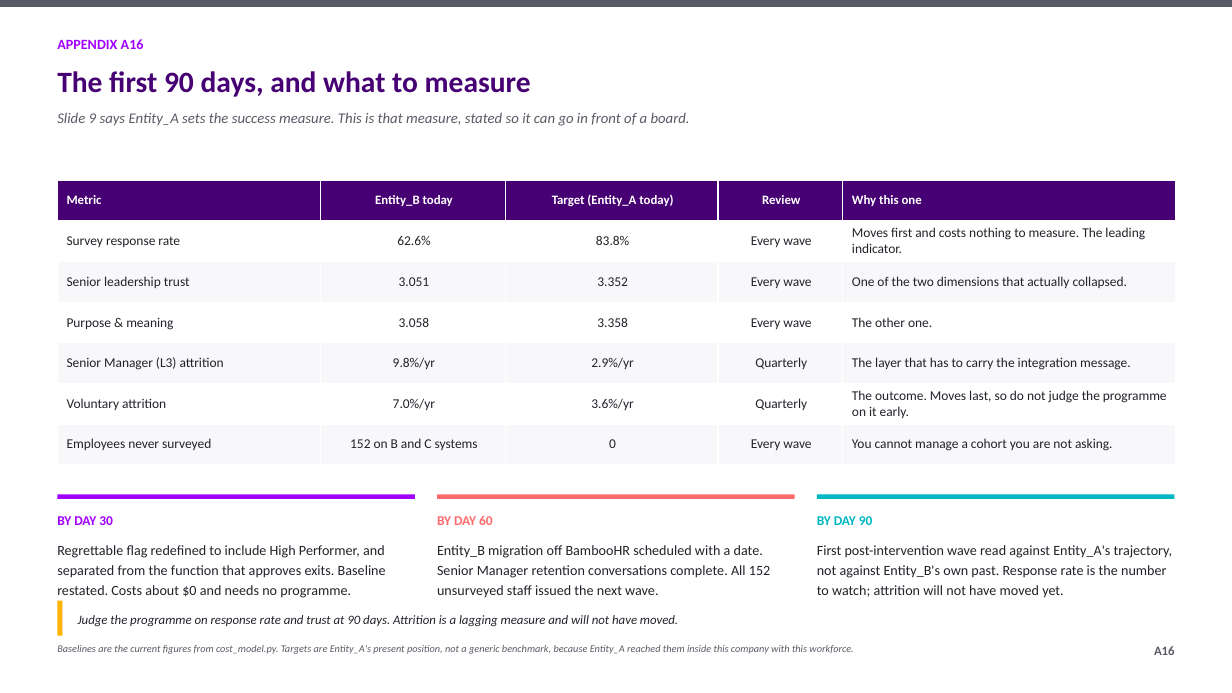
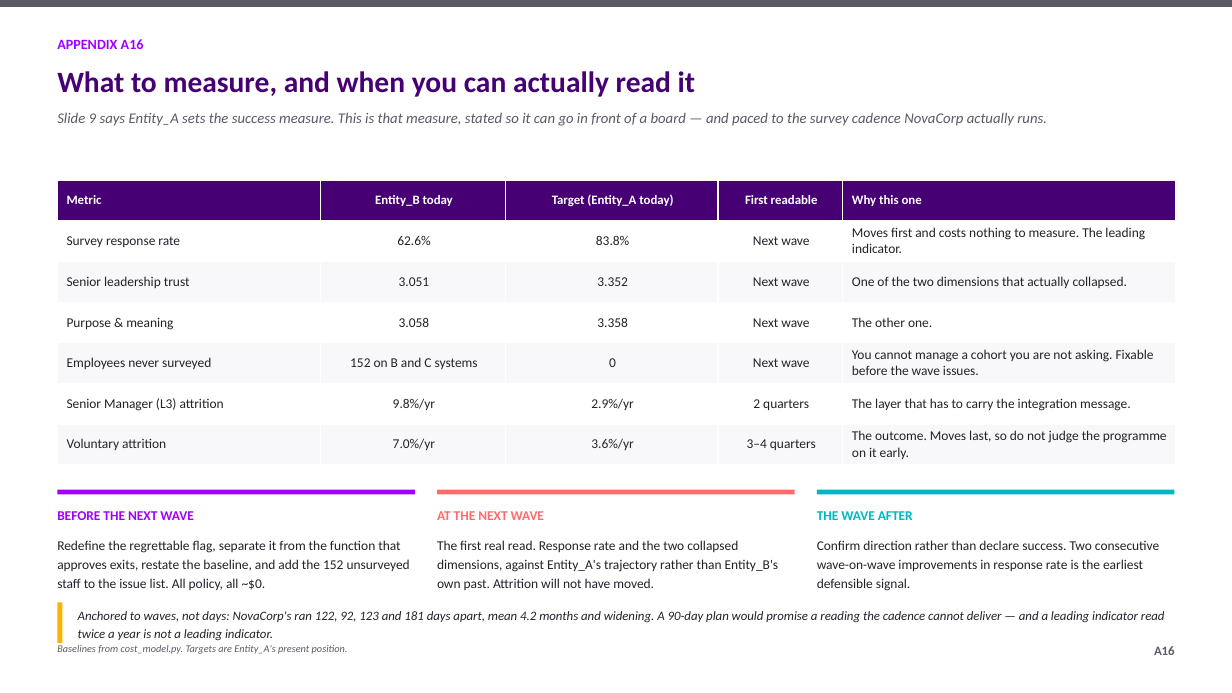
Before and after one commit to athxrva21/subaa_datathon, a slide deck: slide 34 of deck/NovaCorp_deck.pptx. Drawn at 1232x693 pixels with LibreOffice and Linux fonts; fonts in the diff are those of the drawing. Boxes give left, top, right and bottom in pixels: in the first picture for what was removed or moved away, otherwise in the second. Text is boxed around its words. In the diff, an @@ line names an element or a change of style, - is before the commit and + after.

Commit message:
fix(a16): anchor milestones to survey waves after checking actual cadence

```diff
--- a/deck/NovaCorp_deck.pptx
+++ b/deck/NovaCorp_deck.pptx
@@ text at bbox=[57, 71, 695, 97]: text changed @@
-The first 90 days, and what to measure
+What to measure, and when you can actually read it
@@ text at bbox=[57, 112, 1047, 126]: text changed @@
-Slide 9 says Entity_A sets the success measure. This is that measure, stated so it can go in front of a board.
+Slide 9 says Entity_A sets the success measure. This is that measure, stated so it can go in front of a board — and paced to the survey cadence NovaCorp actually runs.
@@ table at bbox=[57, 180, 1176, 465] @@
-row 1, column 4: Review
+row 1, column 4: First readable
-row 2, column 4: Every wave
+row 2, column 4: Next wave
-row 3, column 4: Every wave
+row 3, column 4: Next wave
-row 4, column 4: Every wave
+row 4, column 4: Next wave
-row 5: Senior Manager (L3) attrition | 9.8%/yr | 2.9%/yr | Quarterly | The layer that has to carry the integration message.
+row 5: Employees never surveyed | 152 on B and C systems | 0 | Next wave | You cannot manage a cohort you are not asking. Fixable before the wave issues.
-row 6: Voluntary attrition | 7.0%/yr | 3.6%/yr | Quarterly | The outcome. Moves last, so do not judge the programme on it early.
+row 6: Senior Manager (L3) attrition | 9.8%/yr | 2.9%/yr | 2 quarters | The layer that has to carry the integration message.
-row 7: Employees never surveyed | 152 on B and C systems | 0 | Every wave | You cannot manage a cohort you are not asking.
+row 7: Voluntary attrition | 7.0%/yr | 3.6%/yr | 3–4 quarters | The outcome. Moves last, so do not judge the programme on it early.
@@ 3 rectangles: place and size @@
-3 rectangles at bbox=[57, 494, 1175, 499]
+3 rectangles at bbox=[57, 490, 1175, 494]
@@ text at bbox=[57, 511, 410, 590]: text changed; size 11 to 10.5 pt @@
-BY DAY 30
-Regrettable flag redefined to include High Performer, and separated from the function that approves exits. Baseline restated. Costs about $0 and needs no programme.
+BEFORE THE NEXT WAVE
+Redefine the regrettable flag, separate it from the function that approves exits, restate the baseline, and add the 152 unsurveyed staff to the issue list. All policy, all ~$0.
@@ text at bbox=[437, 511, 779, 590]: text changed; size 11 to 10.5 pt @@
-BY DAY 60
-Entity_B migration off BambooHR scheduled with a date. Senior Manager retention conversations complete. All 152 unsurveyed staff issued the next wave.
+AT THE NEXT WAVE
+The first real read. Response rate and the two collapsed dimensions, against Entity_A's trajectory rather than Entity_B's own past. Attrition will not have moved.
@@ text at bbox=[817, 511, 1159, 591]: text changed; size 11 to 10.5 pt @@
-BY DAY 90
-First post-intervention wave read against Entity_A's trajectory, not against Entity_B's own past. Response rate is the number to watch; attrition will not have moved yet.
+THE WAVE AFTER
+Confirm direction rather than declare success. Two consecutive wave-on-wave improvements in response rate is the earliest defensible signal.
@@ rectangle: place and size @@
-rectangle at bbox=[57, 601, 63, 636]
+rectangle at bbox=[57, 603, 63, 643]
@@ text at bbox=[78, 611, 1165, 640]: text changed @@
-Judge the programme on response rate and trust at 90 days. Attrition is a lagging measure and will not have moved.
+Anchored to waves, not days: NovaCorp's ran 122, 92, 123 and 181 days apart, mean 4.2 months and widening. A 90-day plan would promise a reading the cadence cannot deliver — and a leading indicator read twice a year is not a leading indicator.
@@ text at bbox=[57, 645, 348, 654]: text changed @@
-Baselines are the current figures from cost_model.py. Targets are Entity_A's present position, not a generic benchmark, because Entity_A reached them inside this company with this workforce.
+Baselines from cost_model.py. Targets are Entity_A's present position.
```
Also in this commit, not shown: 2 other files.
